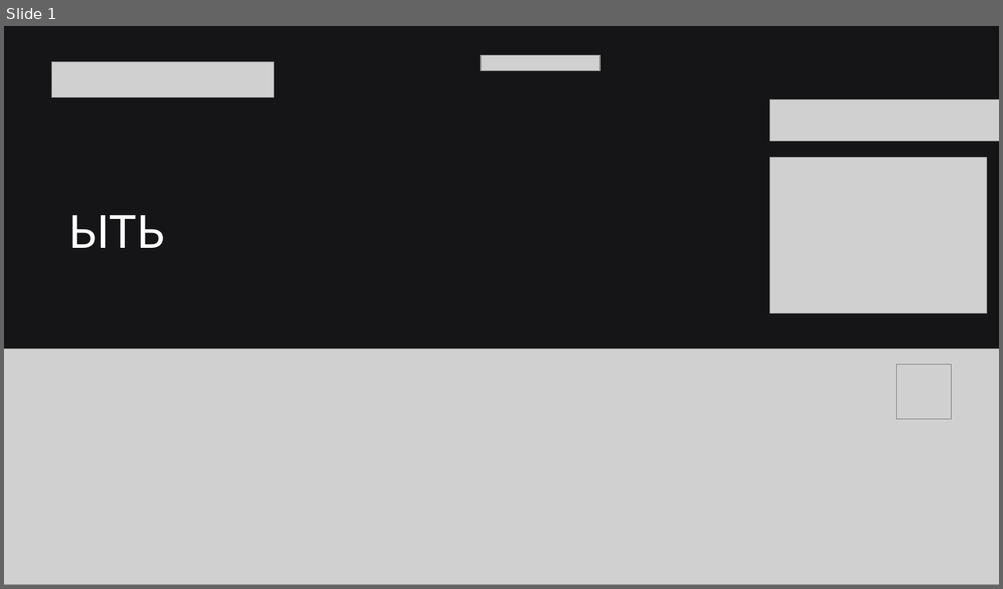
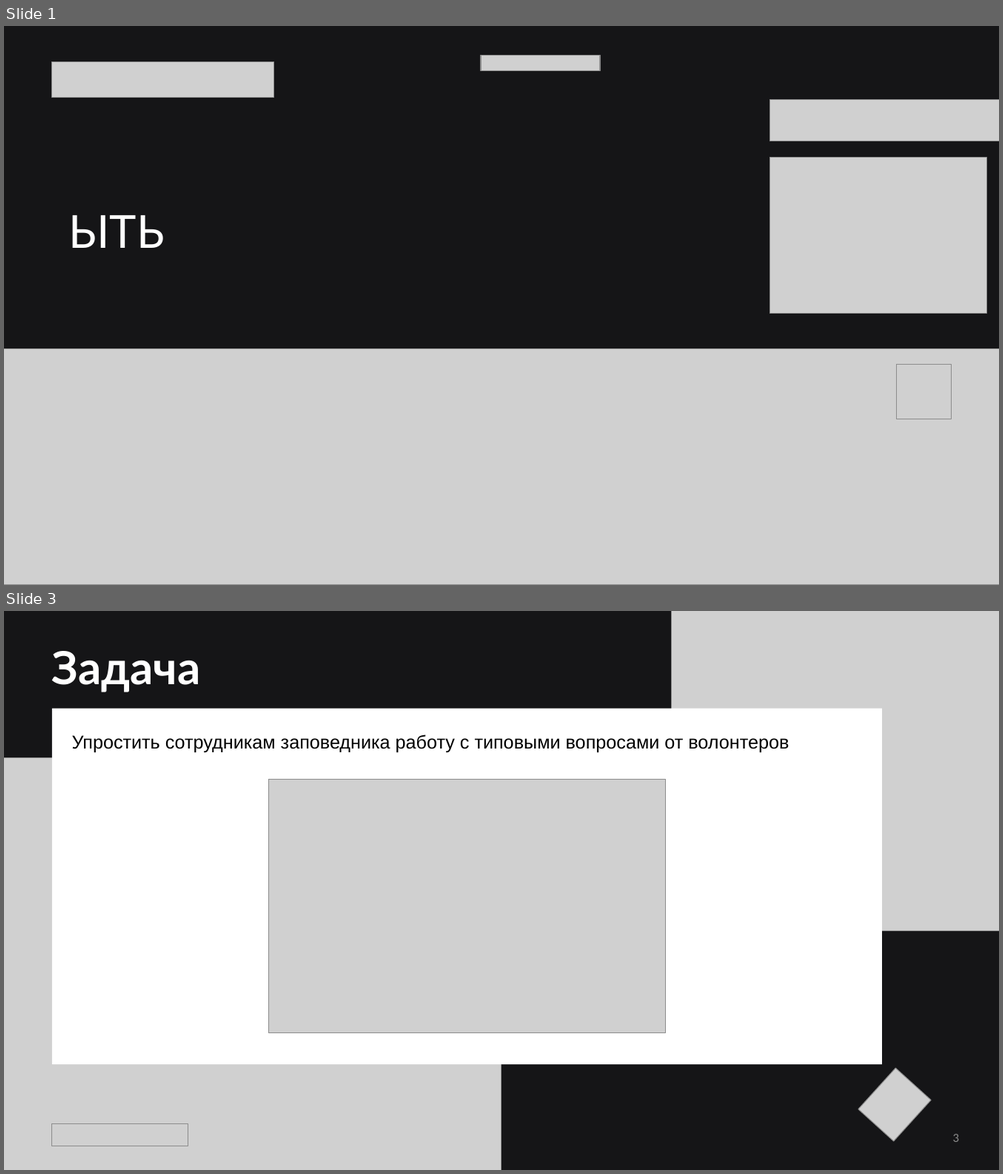
Before and after one commit to vasemkin/wildhack--volunteers, a slide deck: presentation/demo_bITb.pptx. Shown one above the other, each under a label of ours: slide 1 before the commit, slides 1 and 3 after it; the slides between them are not shown. The pictures are 1003x589 and 1003x1174 pixels, drawn with LibreOffice and Linux fonts; fonts in the diff are those of the drawing; grey boxes stand for pictures. Boxes give left, top, right and bottom in pixels: in the first picture for what was removed or moved away, otherwise in the second. Text is boxed around its words. In the diff, an @@ line names an element or a change of style, - is before the commit and + after.

```diff
--- a/presentation/demo_bITb.pptx
+++ b/presentation/demo_bITb.pptx
@@ slide 3 added at (4, 611, 999, 1170), background #151517 @@
@@ picture added at (671, 611, 999, 931) @@
@@ text added at (52, 651, 201, 692), 44 pt, text #FFFFFF, bold @@
+Задача
@@ rounded rectangle added at (52, 709, 882, 1065), fill #FFFFFF @@
@@ text added at (72, 735, 788, 753), 18 pt, text #000000 @@
+Упростить сотрудникам заповедника работу с типовыми вопросами от волонтеров
@@ picture added at (4, 758, 502, 1170) @@
@@ picture added at (268, 780, 665, 1034) @@
@@ picture added at (858, 1068, 931, 1142) @@
@@ picture added at (52, 1125, 188, 1146) @@
@@ page number added at (953, 1134, 959, 1142), 12 pt, text #8C8C8C @@
+3
```
Also in this commit, not shown: 4 slides changed, 1 other slide added, 1 slide removed.
